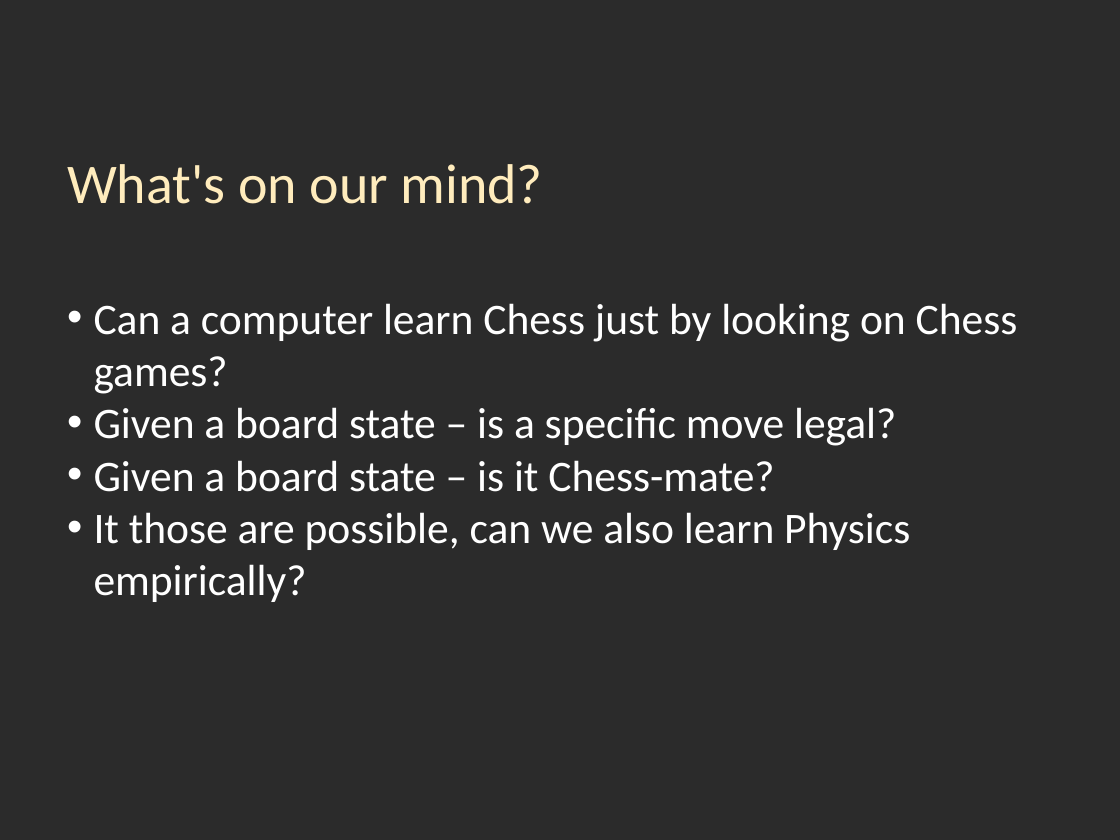
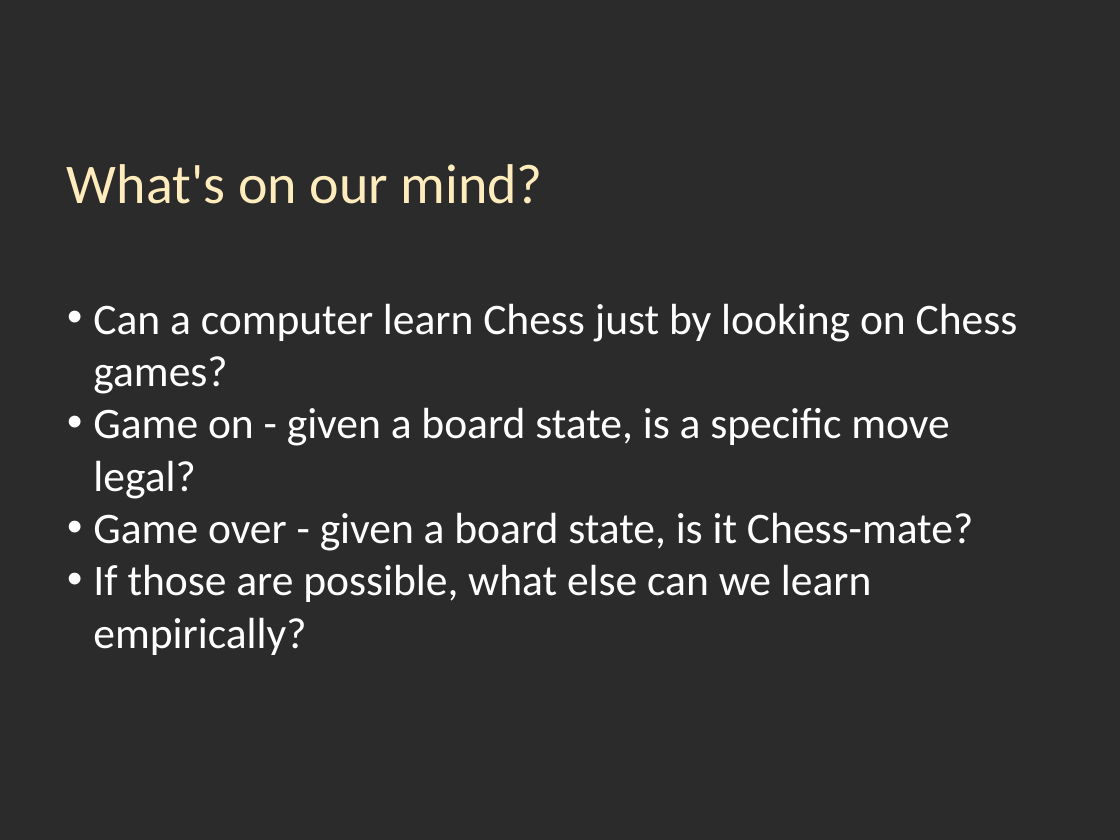
Before and after one commit to nivm/learningchess, a slide deck: slide 3 of presentation/chess_presentation.pptx. Drawn at 1120x840 pixels with LibreOffice and Linux fonts; fonts in the diff are those of the drawing; background and template pictures are left out; a plain dark background stands for a picture behind light text. Boxes give left, top, right and bottom in pixels: in the first picture for what was removed or moved away, otherwise in the second. Text is boxed around its words. In the diff, an @@ line names an element or a change of style, - is before the commit and + after.

```diff
--- a/presentation/chess_presentation.pptx
+++ b/presentation/chess_presentation.pptx
@@ text at (93, 407, 973, 655): text changed @@
-• Given a board state – is a specific move legal?
-• Given a board state – is it Chess-mate?
-• It those are possible, can we also learn Physics empirically?
+• Game on - given a board state, is a specific move legal?
+• Game over - given a board state, is it Chess-mate?
+• If those are possible, what else can we learn empirically?
```
Also in this commit, not shown: 12 other slides changed, 3 slides added.
